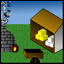
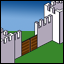
The second w=64, h=64 image is a revision of the first. Changes to its layers:
added layer "Layer 9" above "Layer 8" over (1, 1, 63, 63)
hid "Layer 7" over (1, 1, 63, 63)
